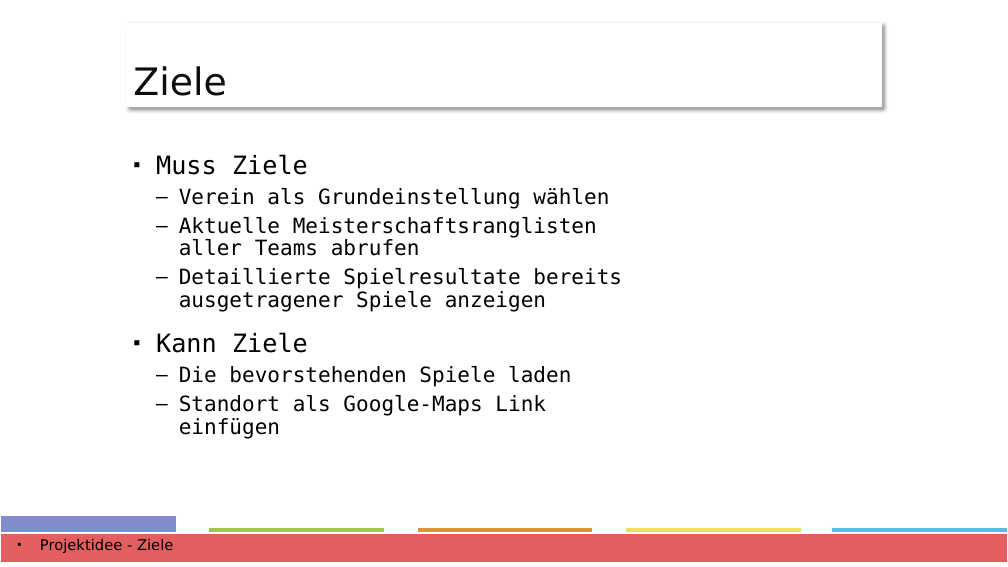
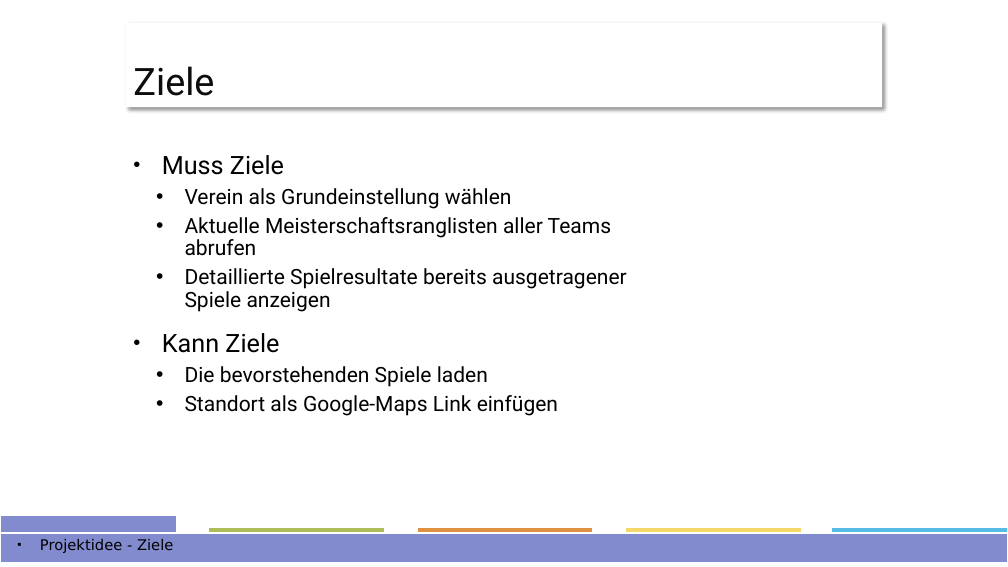
Before and after one commit to ffhsAndroidDenisTobias/androidProject, a slide deck: slide 4 of docs/Präsentation/Project-Presentation.pptx. Drawn at 1008x567 pixels with LibreOffice and Linux fonts; fonts in the diff are those of the drawing. Boxes give left, top, right and bottom in pixels: in the first picture for what was removed or moved away, otherwise in the second. Text is boxed around its words. In the diff, an @@ line names an element or a change of style, - is before the commit and + after.

```diff
--- a/docs/Präsentation/Project-Presentation.pptx
+++ b/docs/Präsentation/Project-Presentation.pptx
@@ title "Ziele" at (x1=126, y1=23, x2=882, y2=107): font DejaVu Sans to Roboto @@
@@ text "Muss Ziele" at (x1=162, y1=155, x2=627, y2=416): font DejaVu Sans Mono to Roboto; bullet ▪ to •; bullet – to • @@
@@ rectangle at (x1=0, y1=533, x2=1008, y2=563): fill #E35F5F to #828BCE @@
```
Also in this commit, not shown: 13 other slides changed, 5 slides added, 2 slides removed.
